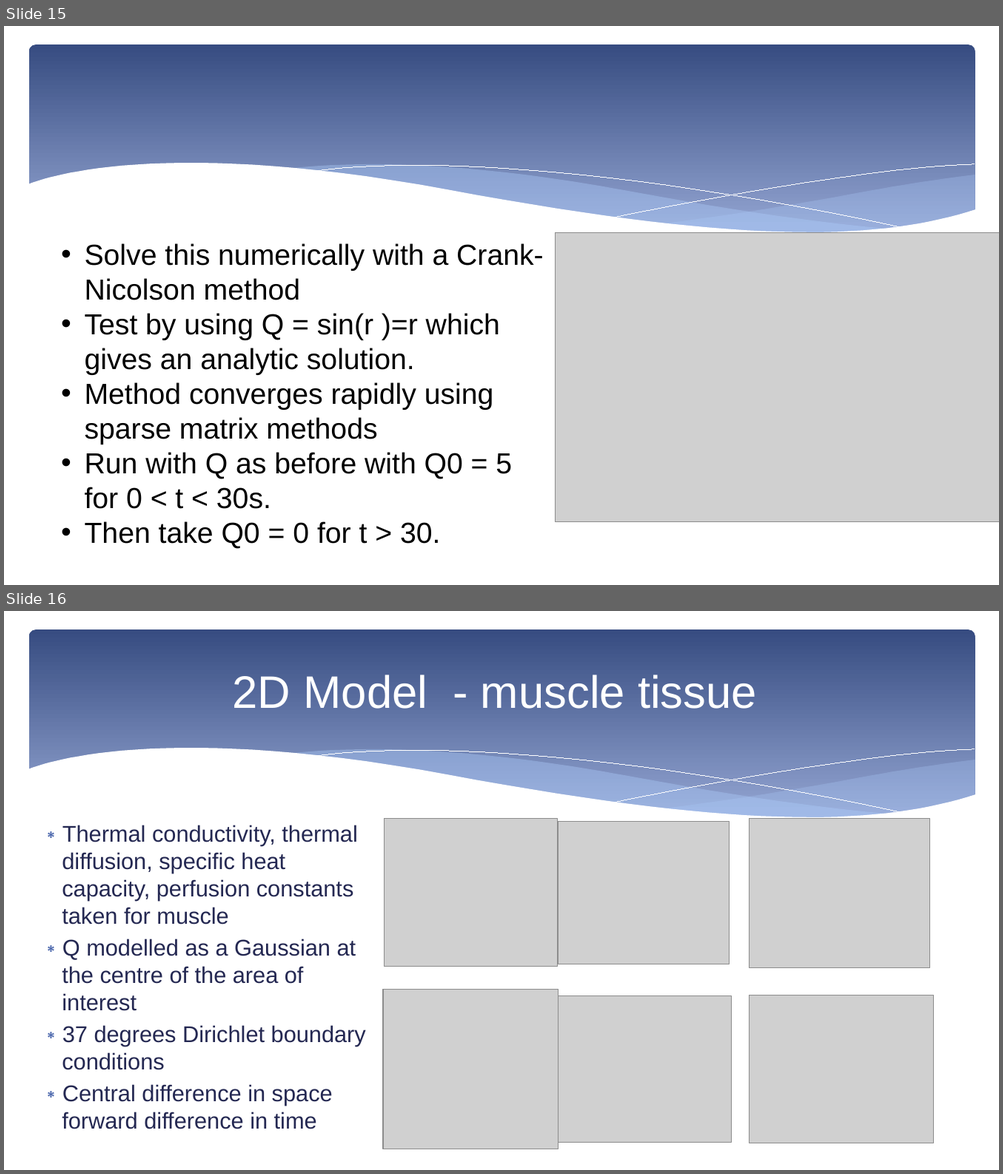
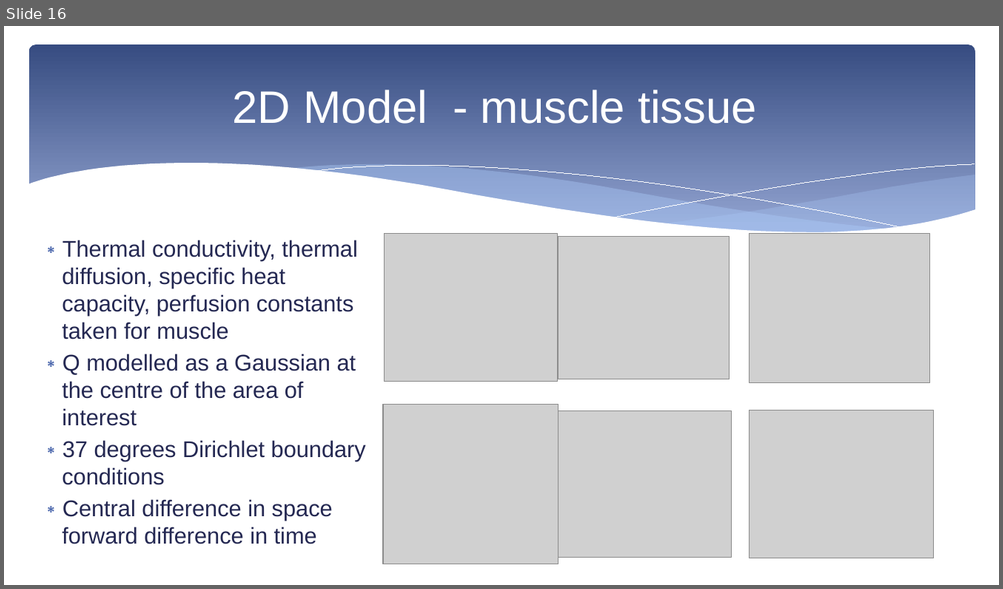
Before and after one commit to MargaretDuff/Industrial-Maths, a slide deck: Group meeting presentation.pptx. Shown one above the other, each under a label of ours: slides 15 and 16 before the commit, slide 16 after it. The pictures are 1003x1174 and 1003x589 pixels, drawn with LibreOffice and Linux fonts; fonts in the diff are those of the drawing; grey boxes stand for pictures. Boxes give left, top, right and bottom in pixels: in the first picture for what was removed or moved away, otherwise in the second. Text is boxed around its words. In the diff, an @@ line names an element or a change of style, - is before the commit and + after.

```diff
--- a/Group meeting presentation.pptx
+++ b/Group meeting presentation.pptx
@@ slide 15 removed at (x1=4, y1=26, x2=999, y2=585), background #FFFFFF; not listed: 6 template elements that a slide beside it also shows @@
@@ text removed at (x1=85, y1=244, x2=543, y2=549) @@
-• Solve this numerically with a Crank-Nicolson method
-• Test by using Q = sin(r )=r which gives an analytic solution.
-• Method converges rapidly using sparse matrix methods
-• Run with Q as before with Q0 = 5 for 0 < t < 30s.
-• Then take Q0 = 0 for t > 30.
@@ picture removed at (x1=555, y1=232, x2=999, y2=522) @@
```
Also in this commit, not shown: 3 slides changed, 2 slides added, 3 other files.
